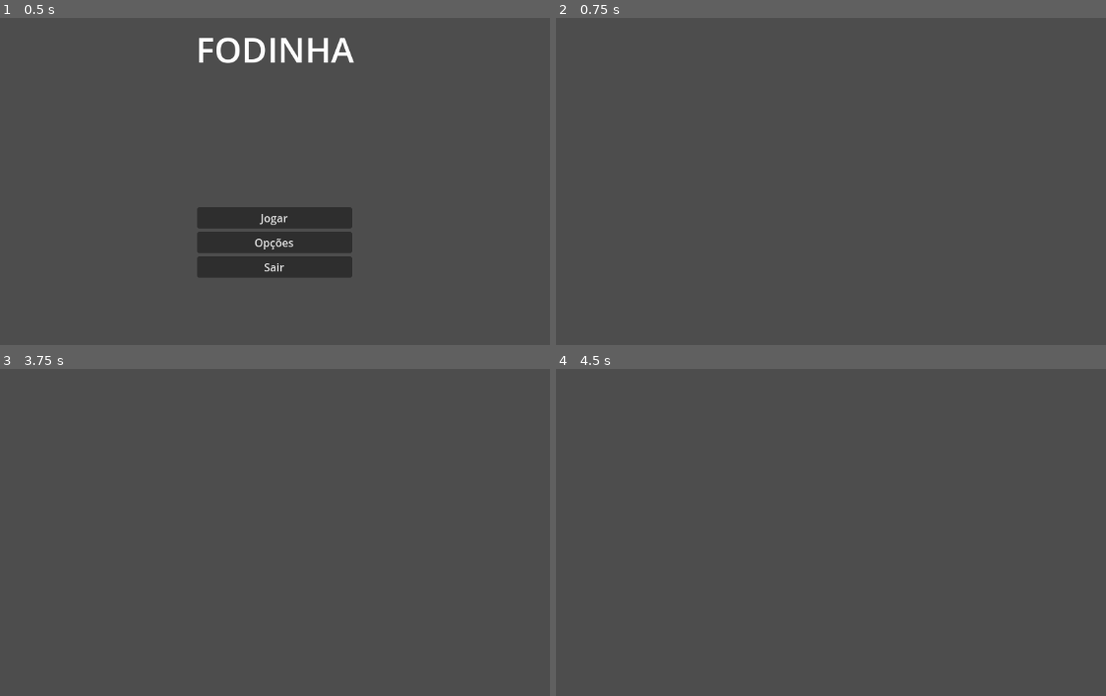
Above: before the commit, frames 1-4 (two rows, left to right).
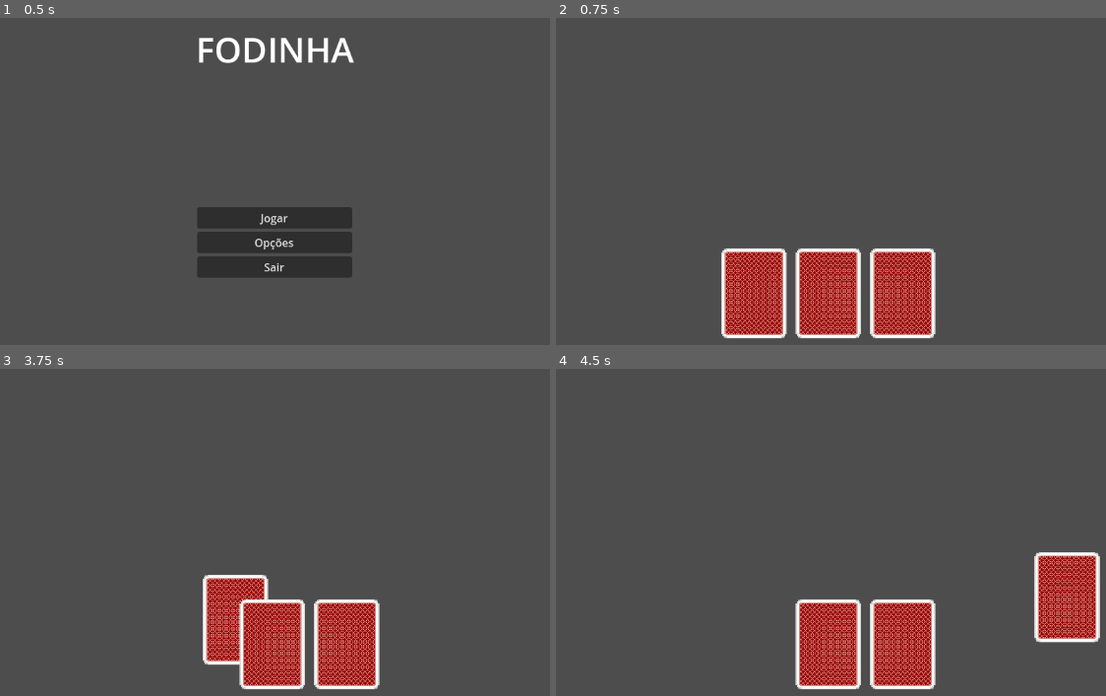
Above: after the commit, the same moments.

Repository: lucas-bernardes03/fodinha-online
Game: Godot game, scene res://menu.tscn
The game is run twice, just before and just after one commit, with the same random seed, the same clock (stepped at 60 frames per second) and the same inputs.
Inputs (mouse positions are in pixels of both pictures, inside the frame that each line leads up to):
- Up to frame 1 (0.5 s): no input
- Up to frame 2 (0.75 s): click "Jogar" at 0.5 s
- Up to frame 3 (3.75 s): tap Enter at 1.25, 2.75 s; move the mouse to (445, 509) at 1.27 s; click (445, 509) at 1.42 s; tap Space at 2, 3.5 s; move the mouse to (115, 552) at 2.02 s; click (115, 552) at 2.17 s; move the mouse to (352, 434) at 2.77 s; click (352, 434) at 2.92 s; move the mouse to (236, 620) at 3.52 s; click (236, 620) at 3.67 s
- Up to frame 4 (4.5 s): tap Enter at 4.25 s; move the mouse to (1067, 597) at 4.27 s; click (1067, 597) at 4.42 s

Frame 1 is identical in both runs. In frame 2, 9.8% of the frame differs, in the area x 30-70%, y 70-98%; in frame 3, 8.8%; in frame 4, 9.8%, in the area x 43-99%, y 56-98%.

Commit message:
cards and hover

Diff:
--- /dev/null
+++ b/godot/Game.gd
@@ -0,0 +1,4 @@
+extends Node
+
+var cardSelected
+var mouseOnPlacement = false
--- /dev/null
+++ b/godot/board.tscn
@@ -0,0 +1,36 @@
+[gd_scene load_steps=3 format=3 uid="uid://devfxw7imva0n"]
+
+[ext_resource type="Script" path="res://card_container.gd" id="1_p7t0p"]
+[ext_resource type="PackedScene" uid="uid://b5lx1jjwewqrh" path="res://card.tscn" id="2_ucjo0"]
+
+[node name="Board" type="Node2D"]
+
+[node name="CanvasLayer" type="CanvasLayer" parent="."]
+
+[node name="CardContainer" type="HBoxContainer" parent="CanvasLayer"]
+anchors_preset = 7
+anchor_left = 0.5
+anchor_top = 1.0
+anchor_right = 0.5
+anchor_bottom = 1.0
+offset_left = -162.0
+offset_top = -224.0
+offset_right = 161.0
+offset_bottom = -89.0
+grow_horizontal = 2
+grow_vertical = 0
+script = ExtResource("1_p7t0p")
+
+[node name="Card" parent="CanvasLayer/CardContainer" instance=ExtResource("2_ucjo0")]
+layout_mode = 2
+
+[node name="Card2" parent="CanvasLayer/CardContainer" instance=ExtResource("2_ucjo0")]
+layout_mode = 2
+
+[node name="Card3" parent="CanvasLayer/CardContainer" instance=ExtResource("2_ucjo0")]
+layout_mode = 2
+
+[node name="CardHolder" type="Node" parent="."]
+
+[connection signal="mouse_entered" from="CanvasLayer/CardContainer" to="CanvasLayer/CardContainer" method="_on_mouse_entered"]
+[connection signal="mouse_exited" from="CanvasLayer/CardContainer" to="CanvasLayer/CardContainer" method="_on_mouse_exited"]
--- /dev/null
+++ b/godot/card.gd
@@ -0,0 +1,29 @@
+extends Container
+
+@onready var card = preload("res://cardHolder.tscn")
+var startPosition
+var cardHighlighted = false
+
+func _on_mouse_entered() -> void:
+	$Anim.play("Select")
+	cardHighlighted = true
+
+
+func _on_mouse_exited() -> void:
+	$Anim.play("Deselect")
+	cardHighlighted = false
+
+
+func _on_gui_input(event: InputEvent) -> void:
+	if(event is InputEventMouseButton) and (event.button_index == 1):
+		if event.button_mask == 1:
+			if cardHighlighted:
+				var cardTemp = card.instantiate()
+				get_tree().get_root().get_node("Board/CardHolder").add_child(cardTemp)
+				Game.cardSelected = true
+				if cardHighlighted:
+					self.get_child(0).hide()
+			elif event.button_mask == 0:
+				if !Game.mouseOnPlacement:
+					cardHighlighted = false
+					self.get_child(0).show()
--- /dev/null
+++ b/godot/card.tscn
@@ -0,0 +1,78 @@
+[gd_scene load_steps=7 format=3 uid="uid://b5lx1jjwewqrh"]
+
+[ext_resource type="Script" path="res://card.gd" id="1_x7is3"]
+[ext_resource type="Texture2D" uid="uid://cyl15sjcepwiy" path="res://assets/red_backing.png" id="1_xagim"]
+
+[sub_resource type="Animation" id="Animation_oxg5n"]
+resource_name = "Select"
+length = 0.1
+tracks/0/type = "value"
+tracks/0/imported = false
+tracks/0/enabled = true
+tracks/0/path = NodePath("CardBack:position")
+tracks/0/interp = 1
+tracks/0/loop_wrap = true
+tracks/0/keys = {
+"times": PackedFloat32Array(0, 0.1),
+"transitions": PackedFloat32Array(1, 1),
+"update": 0,
+"values": [Vector2(49.125, 66), Vector2(49.125, 24)]
+}
+
+[sub_resource type="Animation" id="Animation_adbfx"]
+length = 0.001
+tracks/0/type = "value"
+tracks/0/imported = false
+tracks/0/enabled = true
+tracks/0/path = NodePath("CardBack:position")
+tracks/0/interp = 1
+tracks/0/loop_wrap = true
+tracks/0/keys = {
+"times": PackedFloat32Array(0),
+"transitions": PackedFloat32Array(1),
+"update": 0,
+"values": [Vector2(49.125, 66)]
+}
+
+[sub_resource type="Animation" id="Animation_bgqcc"]
+resource_name = "Deselect"
+length = 0.1
+tracks/0/type = "value"
+tracks/0/imported = false
+tracks/0/enabled = true
+tracks/0/path = NodePath("CardBack:position")
+tracks/0/interp = 1
+tracks/0/loop_wrap = true
+tracks/0/keys = {
+"times": PackedFloat32Array(0, 0.1),
+"transitions": PackedFloat32Array(1, 1),
+"update": 0,
+"values": [Vector2(49.125, 24), Vector2(49.125, 66)]
+}
+
+[sub_resource type="AnimationLibrary" id="AnimationLibrary_qfjqv"]
+_data = {
+"Deselect": SubResource("Animation_bgqcc"),
+"RESET": SubResource("Animation_adbfx"),
+"Select": SubResource("Animation_oxg5n")
+}
+
+[node name="Card" type="Container"]
+custom_minimum_size = Vector2(105, 135)
+offset_right = 40.0
+offset_bottom = 40.0
+script = ExtResource("1_x7is3")
+
+[node name="CardBack" type="Sprite2D" parent="."]
+position = Vector2(49.125, 66)
+scale = Vector2(1.67982, 1.67982)
+texture = ExtResource("1_xagim")
+
+[node name="Anim" type="AnimationPlayer" parent="."]
+libraries = {
+"": SubResource("AnimationLibrary_qfjqv")
+}
+
+[connection signal="gui_input" from="." to="." method="_on_gui_input"]
+[connection signal="mouse_entered" from="." to="." method="_on_mouse_entered"]
+[connection signal="mouse_exited" from="." to="." method="_on_mouse_exited"]
--- /dev/null
+++ b/godot/cardHolder.tscn
@@ -0,0 +1,24 @@
+[gd_scene load_steps=3 format=3 uid="uid://b1nnuxr3fdq0n"]
+
+[ext_resource type="Texture2D" uid="uid://cyl15sjcepwiy" path="res://assets/red_backing.png" id="1_w3ts1"]
+
+[sub_resource type="GDScript" id="GDScript_6ryyg"]
+script/source = "extends Container
+
+
+var cardHeld = \"\"
+
+func _process(delta: float) -> void:
+	self.global_position = get_global_mouse_position()
+"
+
+[node name="Card" type="Container"]
+custom_minimum_size = Vector2(105, 135)
+offset_right = 40.0
+offset_bottom = 40.0
+script = SubResource("GDScript_6ryyg")
+
+[node name="CardBack" type="Sprite2D" parent="."]
+position = Vector2(3.8147e-06, 7.62939e-06)
+scale = Vector2(1.67982, 1.67982)
+texture = ExtResource("1_w3ts1")
--- /dev/null
+++ b/godot/card_container.gd
@@ -0,0 +1,10 @@
+extends HBoxContainer
+
+
+
+func _on_mouse_entered() -> void:
+	pass # Replace with function body.
+
+
+func _on_mouse_exited() -> void:
+	pass # Replace with function body.
--- a/godot/game.tscn
+++ /dev/null
@@ -1,3 +0,0 @@
-[gd_scene format=3 uid="uid://devfxw7imva0n"]
-
-[node name="Game" type="Node2D"]
--- a/godot/menu.gd
+++ b/godot/menu.gd
@@ -1,7 +1,7 @@
 extends Control
 
 func _on_play_button_pressed() -> void:
-	get_tree().change_scene_to_file("res://game.tscn")
+	get_tree().change_scene_to_file("res://board.tscn")
 
 func _on_quit_button_pressed() -> void:
 	get_tree().quit()
--- a/godot/project.godot
+++ b/godot/project.godot
@@ -15,6 +15,11 @@
 config/features=PackedStringArray("4.3", "Mobile")
 config/icon="res://icon.svg"
 
+[autoload]
+
+Game="*res://Game.gd"
+
 [rendering]
 
+textures/canvas_textures/default_texture_filter=0
 renderer/rendering_method="mobile"
Binary file added: godot/assets/red_backing.png
Not shown, added: godot/assets/red_backing.png.import
